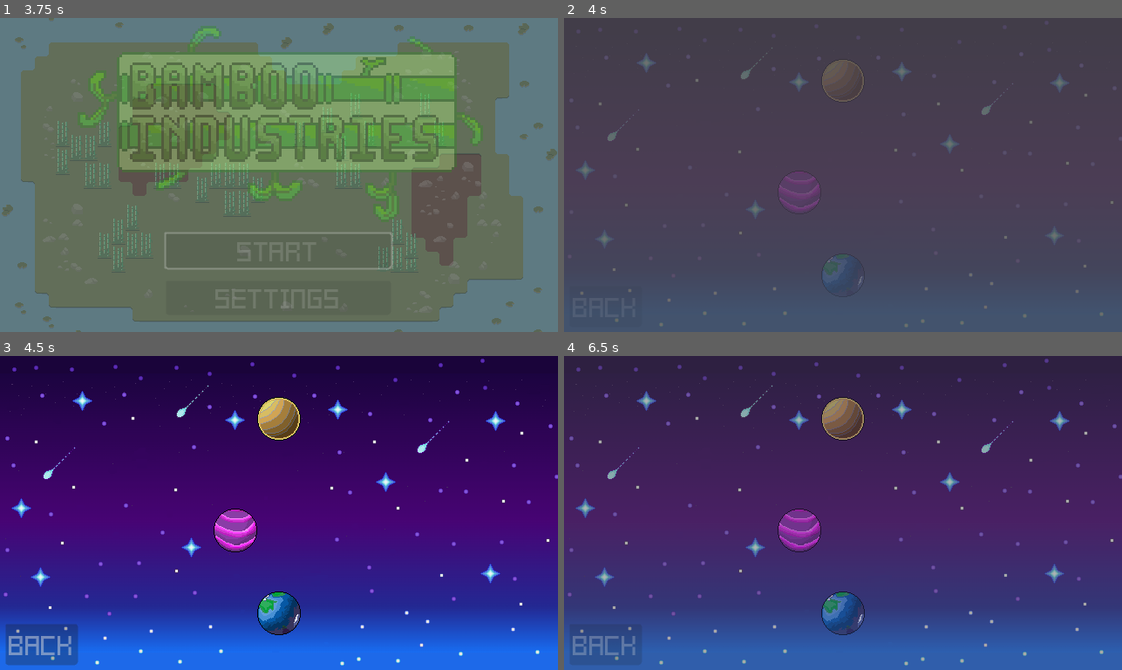
Above: before the commit, frames 1-4 (two rows, left to right).
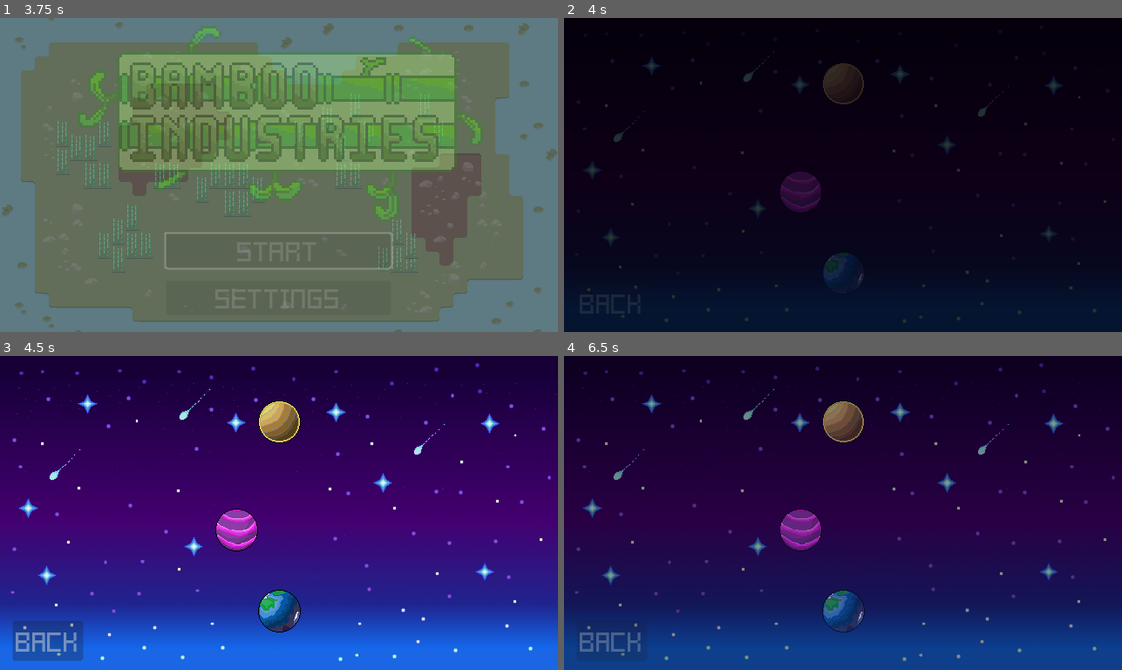
Above: after the commit, the same moments.

Repository: Hyper-Burner/GMTK-Game-Jam-2024
Game: Godot game, scene res://Menu_Scenes/Scenes/menu.tscn
Same seed, same stepped clock (60 frames per second), same inputs: the game is played once before the commit and once after it.
Inputs (mouse positions are in pixels of both pictures, inside the frame that each line leads up to):
- Up to frame 1 (3.75 s): click "Settings" at 0.5 s; click "Audio: ON" at 1.25 s; click "Audio: OFF" at 2 s; click "Back" at 2.75 s; click "Start" at 3.5 s
- Up to frame 2 (4 s): no input
- Up to frame 3 (4.5 s): move the mouse to (401, 497) at 4.27 s; press the mouse at (401, 497) at 4.28 s; hold D (right) from 4.28 s (still down)
- Up to frame 4 (6.5 s): release D (right) at 5 s; release the mouse at (965, 497) at 5 s; click "Back" at 5 s; click "Start" at 5.75 s

Frame 1 is identical in both runs. In frame 2, 100% of the frame differs, in the area x 0-100%, y 0-100%; in frame 3, 5.4%; in frame 4, 98%.

Commit message:
Resized Black Screen

Diff:
--- a/Menu_Scenes/Scenes/fade_in.tscn
+++ b/Menu_Scenes/Scenes/fade_in.tscn
@@ -5,7 +5,7 @@
 
 [node name="FadeIn" type="Sprite2D"]
 z_index = 5
-position = Vector2(-831, -524)
-scale = Vector2(1670, 1047)
+position = Vector2(-960, -602)
+scale = Vector2(1920, 1203.74)
 texture = ExtResource("1_vl4bd")
 script = ExtResource("1_0wn8h")
--- a/Menu_Scenes/Scenes/planets.tscn
+++ b/Menu_Scenes/Scenes/planets.tscn
@@ -18,6 +18,8 @@
 anchors_preset = 0
 
 [node name="Background" type="Sprite2D" parent="."]
+position = Vector2(0, 1.81899e-12)
+scale = Vector2(0.972973, 0.972973)
 texture = ExtResource("1_s5nfs")
 script = ExtResource("2_bky3g")
 
@@ -97,10 +99,9 @@
 test text[/center]"
 
 [node name="BlackScreen" type="Sprite2D" parent="Camera"]
-visible = false
 z_index = -2
-position = Vector2(-334, -195)
-scale = Vector2(670.25, 369.25)
+position = Vector2(-320, -180)
+scale = Vector2(640, 360)
 texture = ExtResource("10_16ot6")
 
 [node name="AudioStreamPlayer" type="AudioStreamPlayer" parent="Camera"]
--- a/project.godot
+++ b/project.godot
@@ -10,7 +10,7 @@
 
 [application]
 
-config/name="GMTK 2024"
+config/name="Bamboo Industries"
 run/main_scene="res://Menu_Scenes/Scenes/menu.tscn"
 config/features=PackedStringArray("4.3", "GL Compatibility")
 boot_splash/bg_color=Color(0, 0, 0, 1)
@@ -26,6 +26,7 @@
 
 window/size/viewport_width=640
 window/size/viewport_height=360
+window/size/mode=3
 window/stretch/mode="viewport"
 
 [global_group]
